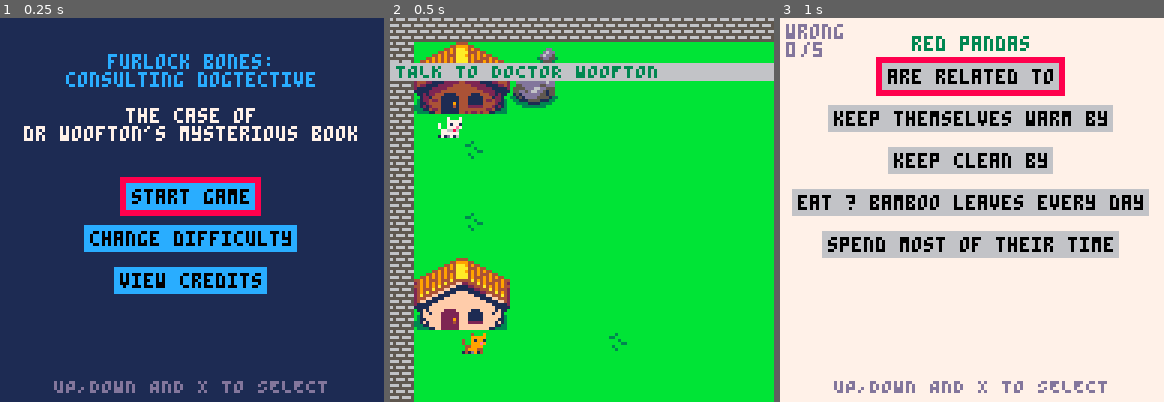
Above: before the commit, frames 1-3 (left to right).
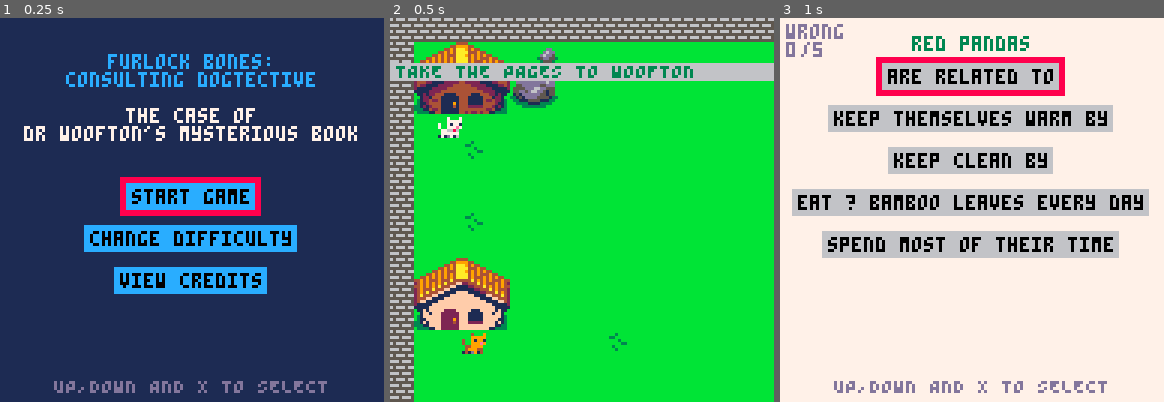
Above: after the commit, the same moments.

Repository: Mackeriah/FurlockBones-game
Game: PICO-8 cartridge furlock bones.p8
The game is run twice, just before and just after one commit, with the same random seed, the same clock (stepped at 60 frames per second) and the same inputs.
Inputs:
- Up to frame 1 (0.25 s): no input
- Up to frame 2 (0.5 s): tap X (X key) at 0.33 s
- Up to frame 3 (1 s): tap O (Z key) at 0.7 s

Frame 1 is identical in both runs. In frame 2, 0.7% of the frame differs, in the area x 7-79%, y 12-16%; in frame 3, nothing differs.

Commit message:
woofton asks for book on red pandas

Diff:
--- a/furlock bones.p8
+++ b/furlock bones.p8
@@ -43,7 +43,7 @@
 	lost_animals()
 	shakeAmount = 0
 	wordgame.pagesCollected = true
-	--objective.current = "TAKE THE PAGES TO WOOFTON"	-- TESTING ONLY
+	objective.current = "TAKE THE PAGES TO WOOFTON"	-- TESTING ONLY
 	--owlBookState = "going upstairs"
 	--objective.current = "PRESS Z TO VIEW PAGES"
 	leaves = {} -- used to store leaves, obvs
@@ -289,8 +289,10 @@
 
 				elseif conversation_state == "pages5" then
 					new_conversation({"oh and by the way", "i have another favour to ask","when you have time."})
-					if (btnp(❎)) then conversation_state = "none" end
-
+					if (btnp(❎)) then
+					conversation_state = "none"
+					objective.current = "TALK TO WOOFTON AGAIN"
+					end
 				end
 			elseif objective.current == "PRESS Z TO VIEW PAGES" then
 				if conversation_state == "level1" then
@@ -301,12 +303,31 @@
 					new_conversation({"hey maybe you could","fix them for me?","try pressing z"})
 					if (btnp(❎)) then conversation_state = "none" end
 				end
+			elseif objective.current == "TALK TO WOOFTON AGAIN" then
+				if conversation_state == "level1" then
+					new_conversation({"hey furlock, thanks again.","another character for","my book is a red panda."})
+					if (btnp(❎)) then conversation_state = "2ndanimal1" end
+
+				elseif conversation_state == "2ndanimal1" then
+					new_conversation({"any chance you could ask owl","if he has a book on them too?","i'd really appreciate it"})
+					if (btnp(❎)) then
+						conversation_state = "none"
+						objective.current = "TALK TO WISE OLD OWL AGAIN"
+					end
+				end
+
 			else
 				--if conversation_state == "level1" then
 				new_conversation({"how's it going furlock?"})
 				if (btnp(❎)) then conversation_state = "none" end
 			end
 		end
+…(6 lines of a section not shown)…
 
 		-- WISE OLD OWL
 		if conversation.character == "wise old owl" then
